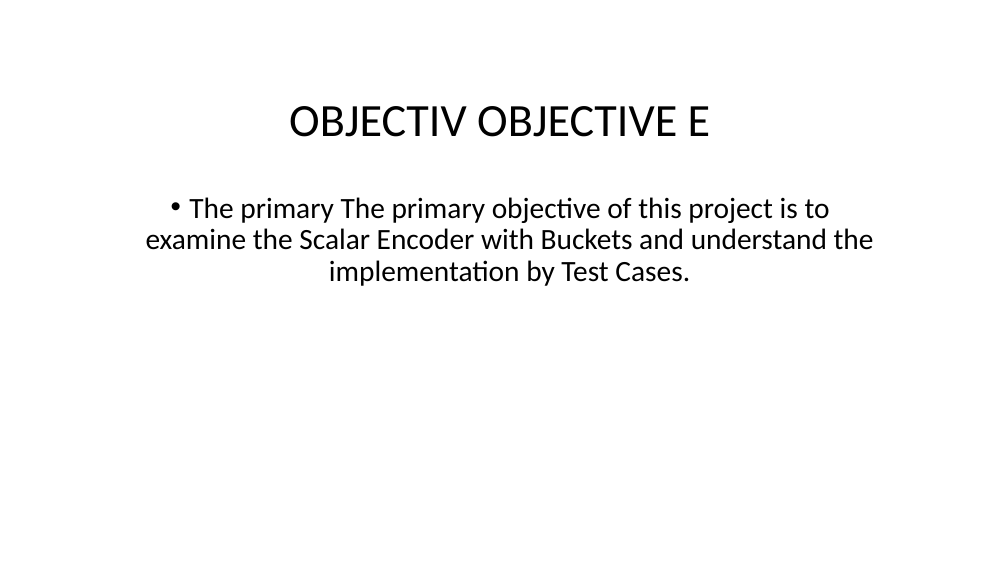
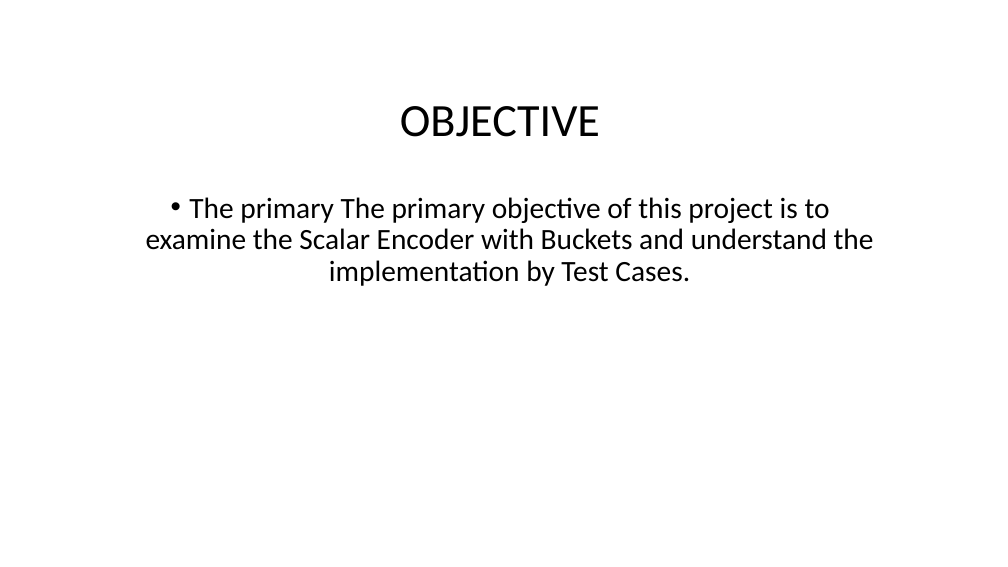
Before and after one commit to sahithkumar1999/neocortexapi, a slide deck: slide 2 of source/NeoCortexApi/Documents/Group Presentation[ScalarEncoder with Buckets].pptx. Drawn at 1008x567 pixels with LibreOffice and Linux fonts; fonts in the diff are those of the drawing. Boxes give left, top, right and bottom in pixels: in the first picture for what was removed or moved away, otherwise in the second. Text is boxed around its words. In the diff, an @@ line names an element or a change of style, - is before the commit and + after.

Commit message:
Presentation Update

```diff
--- a/source/NeoCortexApi/Documents/Group Presentation[ScalarEncoder with Buckets].pptx
+++ b/source/NeoCortexApi/Documents/Group Presentation[ScalarEncoder with Buckets].pptx
@@ text at <box>400,106,600,137</box>: text changed @@
-OBJECTIV OBJECTIVE E
+OBJECTIVE
```
Also in this commit, not shown: 1 slide added.
